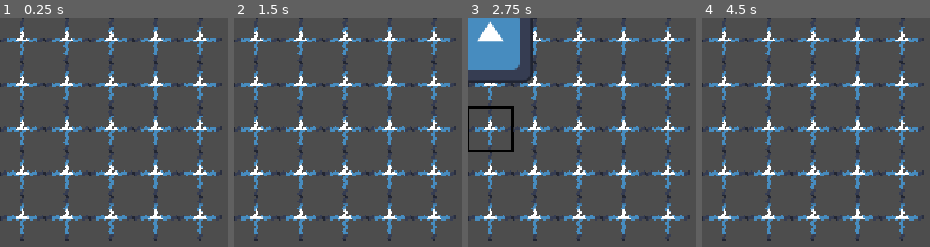
Above: before the commit, frames 1-4 (left to right).
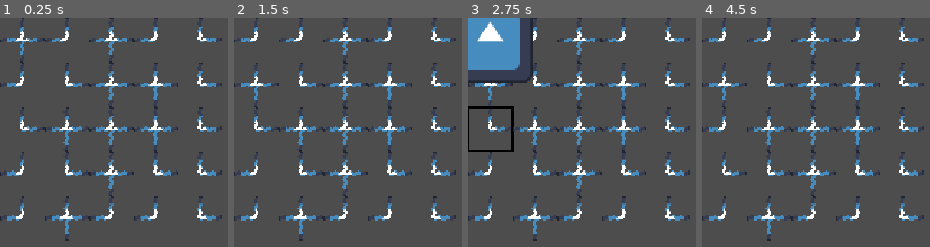
Above: after the commit, the same moments.

Repository: MagnusLucas/gmtk2026
Game: Godot game, scene res://scenes/board_tile_map_layer.tscn
Same seed, same stepped clock (60 frames per second), same inputs: the game is played once before the commit and once after it. This scene is started directly instead of the project's main scene. The engine's default icon, where the game draws it, is replaced by a stand-in: a white triangle on a blue panel in a dark square.
Inputs (mouse positions are in pixels of both pictures, inside the frame that each line leads up to):
- Up to frame 1 (0.25 s): no input
- Up to frame 2 (1.5 s): tap Enter at 0.5 s; move the mouse to (256, 40) at 0.52 s; click (256, 40) at 0.67 s; tap Space at 0.77, 1.25 s; move the mouse to (256, 84) at 1.27 s; click (256, 84) at 1.42 s
- Up to frame 3 (2.75 s): tap Space at 1.52 s; move the mouse to (490, 130) at 2.02 s; click (490, 130) at 2.17 s
- Up to frame 4 (4.5 s): move the mouse to (724, 173) at 2.77 s; click (724, 173) at 2.92 s; tap Space at 3.02, 3.77 s; move the mouse to (724, 217) at 3.52 s; click (724, 217) at 3.67 s; move the mouse to (768, 40) at 4.27 s; click (768, 40) at 4.42 s

The runs differ from the first frame. In frame 1, 3.3% of the frame differs, in the area x 0-90%, y 8-98%; in frame 2, 3.3%; in frame 3, 3.1%; in frame 4, 3.3%.

Commit message:
Cleaned up some code; working signals passing through wires

Diff:
--- a/components/signal_manager.gd
+++ b/components/signal_manager.gd
@@ -8,7 +8,7 @@
 	OurTileData.Side.TOP : OurTileData.Side.BOTTOM
 }
 
-signal created_signal(tile_position: Vector2i, tile_signal: TileSignal)
+signal signal_created(tile_position: Vector2i, tile_signal: TileSignal)
 
 @export var board: Board
 
@@ -20,35 +20,50 @@
 		active_signal.check_validity()
 
 
-func create_signal(signal_position: Vector2i) -> void:
-	active_signals[signal_position] = TileSignal.new(
-		3 as OurTileData.Side,
-		1,
-		3.0)
-	#active_signals[signal_position].died.connect(print.bind(
-		#str(active_signals[signal_position]) + " died!"
-		#), CONNECT_ONE_SHOT)
-	created_signal.emit(signal_position, active_signals[signal_position])
+func create_signal(signal_position: Vector2i, source :OurTileData.Side,
+			strength: float, perfect_time_seconds: float) -> TileSignal:
+
+	var tile_signal := TileSignal.new(
+		source,
+		strength,
+		perfect_time_seconds)
+
+	active_signals[signal_position] = tile_signal
+	tile_signal.died.connect(
+		func(): active_signals.erase(signal_position)
+		,CONNECT_ONE_SHOT)
+
+	signal_created.emit(signal_position, tile_signal)
+	return tile_signal
 
 
 func spread_signal(signal_position: Vector2i) -> void:
 	if !active_signals.has(signal_position):
 		return
+
 	var signal_to_spread: TileSignal = active_signals[signal_position]
-	print("\nspreading:\n" + str(signal_to_spread))
+
 	var new_signal_strength := signal_to_spread.calculate_strength()
 	if is_zero_approx(new_signal_strength):
 		active_signals.erase(signal_position)
-		print("erased!-")
 		return
 
-	for side: OurTileData.Side in OurTileData.Side.values():
-		#print(OurTileData.Side.find_key(side))
+	for side: OurTileData.Side in board.set_tiles[signal_position].connections.keys():
 		if side == signal_to_spread.source:
-			print(OurTileData.Side.find_key(side) + " is source")
 			continue
-		print("spreading " + OurTileData.Side.find_key(side))
+
 		var neighbour_position = signal_position + OurTileData.SIDE_TO_VECTOR[side]
+
+		if !board.set_tiles.has(neighbour_position):
+			# No tile set there
+			continue
+
+		var neighbour := board.set_tiles[neighbour_position]
+
+		if !neighbour.connections.has(REVERSE_DIRECTION[side]):
+			# Tiles are not connected
+			continue
+
 		if active_signals.has(neighbour_position):
 			# Remove the other signal maybe?
 			print("has signal! omitting")
@@ -58,16 +73,6 @@
 		# to click two tiles at the same time! TODO TODO
 
 		# Also for world boundries. Although this doesn't matter much i suppose
-		active_signals[neighbour_position] = TileSignal.new(
-			REVERSE_DIRECTION[side],
-			new_signal_strength,
-			float(signal_to_spread.wait_time) / 1000
-			)
-		active_signals[neighbour_position].died.connect(
-			func():
-				active_signals.erase(neighbour_position)
-		)
-		#active_signals[neighbour_position].died.connect(print.bind(
-			#str(active_signals[neighbour_position]) + " died!"
-			#), CONNECT_ONE_SHOT)
-		created_signal.emit(neighbour_position, active_signals[neighbour_position])
+		active_signals[neighbour_position] = create_signal(
+			neighbour_position, REVERSE_DIRECTION[side],
+			new_signal_strength, signal_to_spread.perfect_seconds())
--- a/data/our_tile_data/our_tile_data.gd
+++ b/data/our_tile_data/our_tile_data.gd
@@ -24,6 +24,13 @@
 	Side.TOP : Vector2i.UP
 }
 
+#@export var atlas_position: Vector2i
 
-@export var atlas_position: Vector2i
-@export var connections: Dictionary[Side, bool]
+
+# sad
+# https://github.com/godotengine/godot/issues/94395
+@export var connections: Dictionary[Side, bool] :
+	set(value):
+		connections = {}
+		for side in value.keys():
+			connections[(int(side) + 2) % 4 as OurTileData.Side] = true
--- a/data/our_tile_data/top_left.tres
+++ b/data/our_tile_data/top_left.tres
@@ -5,6 +5,7 @@
 [resource]
 script = ExtResource("1_2ibtk")
 connections = Dictionary[int, bool]({
-0: true
+0: true,
+1: false
 })
 metadata/_custom_type_script = "uid://cmdcpiwc4qcvs"
--- a/data/our_tile_data/top_right.tres
+++ b/data/our_tile_data/top_right.tres
@@ -6,7 +6,6 @@
 script = ExtResource("1_k7fsk")
 atlas_position = Vector2i(0, 1)
 connections = Dictionary[int, bool]({
-0: true,
 1: true,
 2: true
 })
--- a/data/tile_signal.gd
+++ b/data/tile_signal.gd
@@ -12,18 +12,23 @@
 
 var birth_time: int
 
+const MILISECONDS_IN_SECOND := 1000
+
 
 func _init(source_side: OurTileData.Side, signal_strength: float,
 		perfect_wait_time_seconds: float) -> void:
 	strength = signal_strength
 	source = source_side
-	wait_time = int(perfect_wait_time_seconds * 1000)
+	wait_time = int(perfect_wait_time_seconds * MILISECONDS_IN_SECOND)
 	birth_time = Time.get_ticks_msec()
-	#print(self)
 
 
 func time_to_live() -> int:
 	return round(wait_time * (1 + max_inaccuracy))
+
+
+func perfect_seconds() -> float:
+	return float(wait_time)/MILISECONDS_IN_SECOND
 
 
 func is_valid() -> bool:
--- a/scenes/board_tile_map_layer.gd
+++ b/scenes/board_tile_map_layer.gd
@@ -6,17 +6,25 @@
 @onready var signal_manager: SignalManager = $SignalManager
 @onready var tile_swapper: TileSwapper = $TileSwapper
 
+const CROSS_WIRE = preload("uid://cv5ftp81ddrmr")
+const TOP_LEFT = preload("uid://duikbvl75hybn")
+const TOP_RIGHT = preload("uid://bipschdun40ay")
+
+var tile_data_array: Array[OurTileData] = [CROSS_WIRE, TOP_LEFT, TOP_RIGHT]
+
 
 # Called when the node enters the scene tree for the first time.
 func _ready() -> void:
-	const CROSS_WIRE = preload("uid://cv5ftp81ddrmr")
-
-	signal_manager.created_signal.connect(_on_signal_created)
+	signal_manager.signal_created.connect(_on_signal_created)
 
 	for i in board.size.x:
 		for j in board.size.y:
-			set_tile(Tile.new_tile(CROSS_WIRE), Vector2i(i, j))
-	signal_manager.create_signal(Vector2i(0, 0))
+			set_tile(Tile.new_tile(random_tile_data()), Vector2i(i, j))
+	signal_manager.create_signal(Vector2i.ZERO, OurTileData.Side.TOP, 1.0, 3.0)
+
+
+func random_tile_data() -> OurTileData:
+	return tile_data_array.pick_random()
 
 
 func set_tile(tile: Tile, target_position: Vector2i) -> void:
--- a/scenes/board_tile_map_layer.tscn
+++ b/scenes/board_tile_map_layer.tscn
@@ -23,3 +23,4 @@
 
 [node name="SignalManager" type="Node2D" parent="." unique_id=1416148921]
 script = ExtResource("4_pdmf1")
+board = SubResource("Resource_aj641")
--- a/scenes/tile.gd
+++ b/scenes/tile.gd
@@ -40,15 +40,19 @@
 
 
 func set_tile_data(our_tile_data: OurTileData) -> void:
+	tile_data = our_tile_data
 	if is_node_ready():
-		tile_data = our_tile_data
-		var shader_material: ShaderMaterial = sprite_2d.material as ShaderMaterial
-		for enum_value: OurTileData.Side in OurTileData.Side.values():
-			var shader_parameter := OurTileData.SIDE_STRING[enum_value]
-			var parameter_value := our_tile_data.connections.has((int(enum_value) + 2) % 4) #https://github.com/godotengine/godot/issues/94395 ig this cause fuck me :l
-			shader_material.set_shader_parameter(shader_parameter, parameter_value)
+		_update_visuals()
 	else:
-		ready.connect(set_tile_data.bind(our_tile_data), CONNECT_ONE_SHOT)
+		ready.connect(_update_visuals, CONNECT_ONE_SHOT)
+
+
+func _update_visuals() -> void:
+	var shader_material: ShaderMaterial = sprite_2d.material as ShaderMaterial
+	for enum_value: OurTileData.Side in OurTileData.Side.values():
+		var shader_parameter := OurTileData.SIDE_STRING[enum_value]
+		var parameter_value := tile_data.connections.has(enum_value)
+		shader_material.set_shader_parameter(shader_parameter, parameter_value)
 
 
 func get_tile_data() -> OurTileData:
